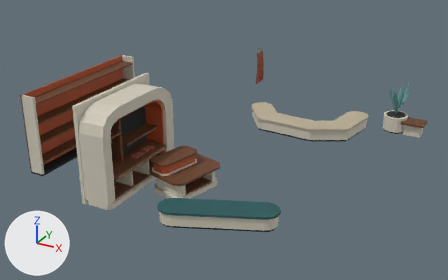
The glTF model external_packages/shopping_promenade_20261009/exports/SHOP_D09_P100_F158__fitout.glb: old version first, new version second.
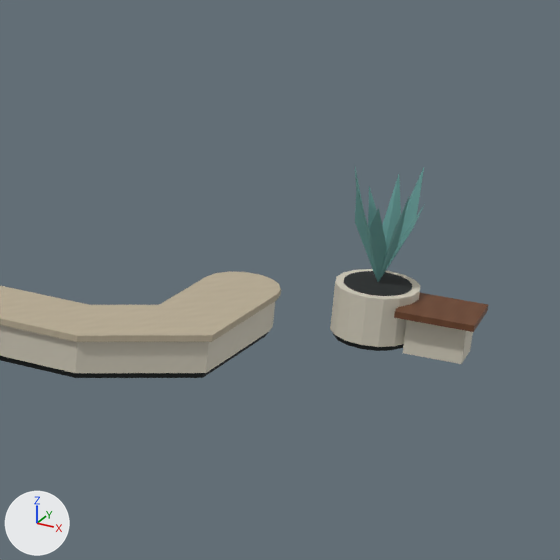
Each version is shown whole from a 50 mm lens placed at (8.51, -16.81, 8.87), pointed at (-0.48, -0.46, 0.69), then close up on the part from 64% to 100% of the width and 12% to 69% of the height. Lighting does not change. The marker at lower left points along +X, +Y and +Z. The older version's two pictures come first. Vertices at exactly the same position are counted once.

The first close-up shows 'SHOP_D09_P100_F158__fitout__dark_rubber', 'SHOP_D09_P100_F158__fitout__ivory_enamel', 'SHOP_D09_P100_F158__fitout__oatmeal_weave', 'SHOP_D09_P100_F158__fitout__quiet_teal', 'SHOP_D09_P100_F158__fitout__warm_walnut'.
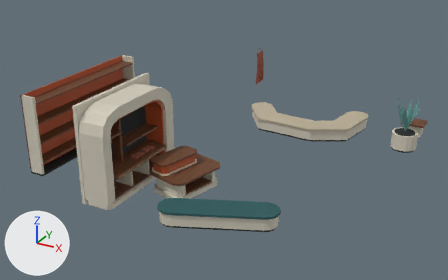
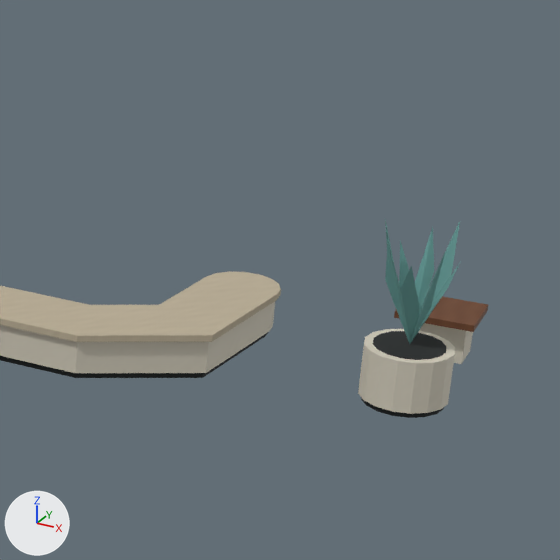
Where the change shows, as pixel boxes (x1, y1, x2, y2) in the close-ups (560 x 560 px; the box of a moved part takes in the faces that stretch with it):
'SHOP_D09_P100_F158__fitout__ivory_enamel', reshaped: before (0, 269, 473, 373); after (0, 302, 473, 414)
'SHOP_D09_P100_F158__fitout__quiet_teal', moved: before (355, 168, 425, 282); after (385, 219, 460, 344)
'SHOP_D09_P100_F158__fitout__dark_rubber', reshaped: before (0, 271, 412, 378); after (0, 331, 446, 418)
part 1 of me_shop_d09_p100_f158__fitout__dark_rubber, moved or reshaped: before (333, 333, 404, 351); after (361, 397, 444, 418)
part 2 of me_shop_d09_p100_f158__fitout__dark_rubber, moved or reshaped: before (344, 271, 412, 296); after (373, 331, 446, 360)
part 3 of me_shop_d09_p100_f158__fitout__ivory_enamel, moved or reshaped: before (330, 269, 420, 347); after (358, 329, 455, 414)

Edits to the bpy script that builds the scene:
```text
Change me_shop_d09_p100_f158__fitout__dark_rubber:
    used by ob_shop_d09_p100_f158__fitout__dark_rubber; location = (0.0, 0.0, 0.0)
    remove me_shop_d09_p100_f158__fitout__dark_rubber.from_pydata(...)  # 272 vertices, 488 faces; spans x -5.35..4.2, y -5.0..5.2, z 0.0..2.49
    add me_shop_d09_p100_f158__fitout__dark_rubber.from_pydata(...)  # 272 vertices, 488 faces; spans x -5.35..4.9, y -5.0..4.62, z 0.0..2.49
    me_shop_d09_p100_f158__fitout__dark_rubber part 1: the loose piece of 32 vertices spanning x 3.4..4.2, y 4.4..5.2, z 0.0..0.06 is moved by (0.7, -1.5, 0.0)
    me_shop_d09_p100_f158__fitout__dark_rubber part 2: the loose piece of 32 vertices spanning x 3.45..4.15, y 4.45..5.15, z 0.56..0.6 is moved by (0.7, -1.5, 0.0)
Change me_shop_d09_p100_f158__fitout__ivory_enamel:
    used by ob_shop_d09_p100_f158__fitout__ivory_enamel; location = (0.0, 0.0, 0.0)
    remove me_shop_d09_p100_f158__fitout__ivory_enamel.from_pydata(...)  # 348 vertices, 654 faces; spans x -5.35..4.8, y -5.05..5.24, z 0.0..3.0
    add me_shop_d09_p100_f158__fitout__ivory_enamel.from_pydata(...)  # 348 vertices, 654 faces; spans x -5.35..4.93, y -5.05..4.9, z 0.0..3.0
    me_shop_d09_p100_f158__fitout__ivory_enamel part 3: the loose piece of 32 vertices spanning x 3.37..4.24, y 4.36..5.24, z 0.06..0.59 is moved by (0.7, -1.5, 0.0)
Change me_shop_d09_p100_f158__fitout__quiet_teal:
    used by ob_shop_d09_p100_f158__fitout__quiet_teal; location = (0.0, 0.0, 0.0)
    remove me_shop_d09_p100_f158__fitout__quiet_teal.from_pydata(...)  # 25 vertices, 16 faces; spans x 3.42..4.18, y 4.42..5.18, z 0.6..1.85
    add me_shop_d09_p100_f158__fitout__quiet_teal.from_pydata(...)  # 25 vertices, 16 faces; spans x 4.12..4.88, y 2.92..3.68, z 0.6..1.85
    me_shop_d09_p100_f158__fitout__quiet_teal part 4: the whole mesh is moved by (0.7, -1.5, 0.0)
```
